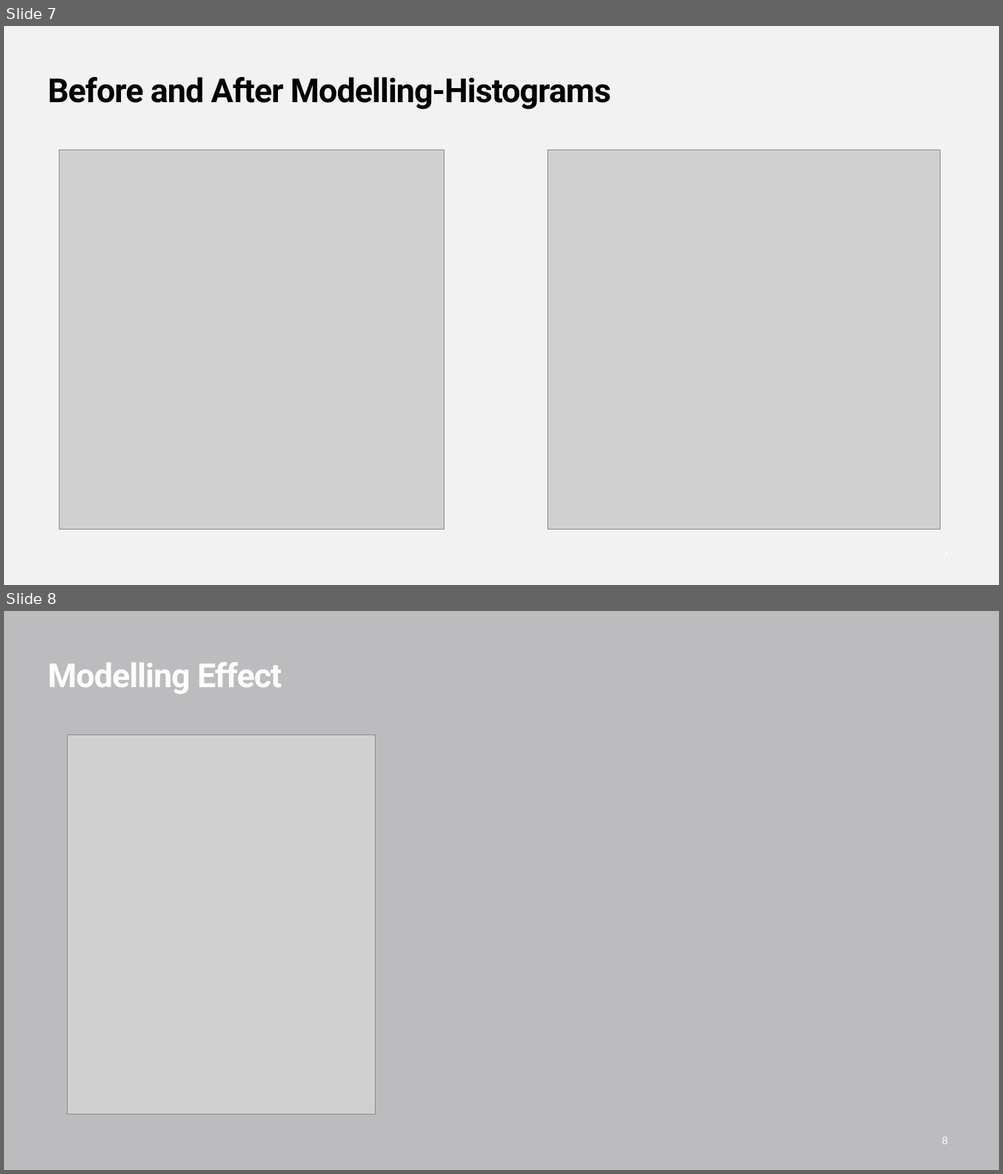
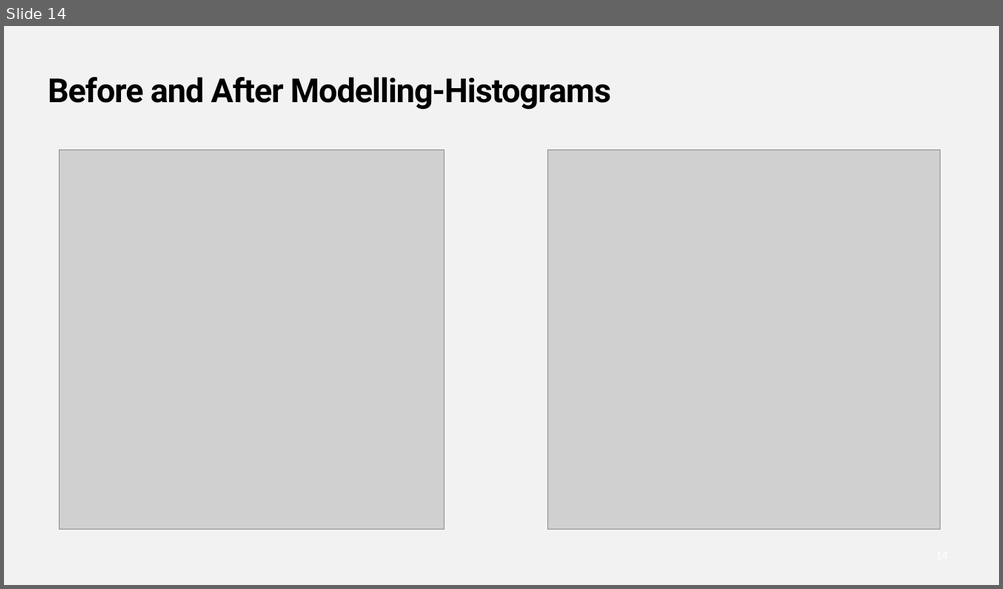
Before and after one commit to CrisQueCris/Houseprices, a slide deck: Final PresentationKC.pptx. Shown one above the other, each under a label of ours: slides 7 and 8 before the commit, slide 14 after it. The pictures are 1003x1174 and 1003x589 pixels, drawn with LibreOffice and Linux fonts; fonts in the diff are those of the drawing; grey boxes stand for pictures. Boxes give left, top, right and bottom in pixels: in the first picture for what was removed or moved away, otherwise in the second. Text is boxed around its words. In the diff, an @@ line names an element or a change of style, - is before the commit and + after.

```diff
--- a/Final PresentationKC.pptx
+++ b/Final PresentationKC.pptx
@@ slide 8 removed at box(4, 611, 999, 1170), background #BCBCBE @@
@@ title removed at box(48, 662, 282, 694) @@
-Modelling Effect
@@ picture removed at box(68, 735, 375, 1116) @@
@@ page number removed at box(942, 1137, 948, 1145) @@
-8
@@ what was slide 7 is now slide 14 @@
```
Also in this commit, not shown: 1 slide changed, 5 slides added, 6 other slides removed, 19 other files.
